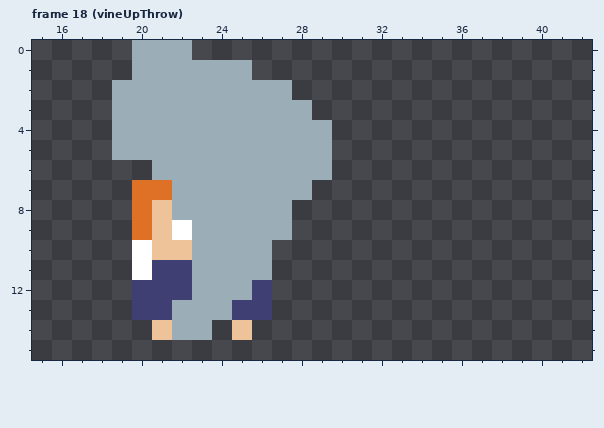
Pixel-art file: Assets/Sprites/player.aseprite. Above is the file before it was changed.
48x16 pixels, 26 frames. Shown: frame 18 (vineUpThrow): x 15..42, y 0..15. The commit also changed other frames, which this record leaves out.
After the commit:
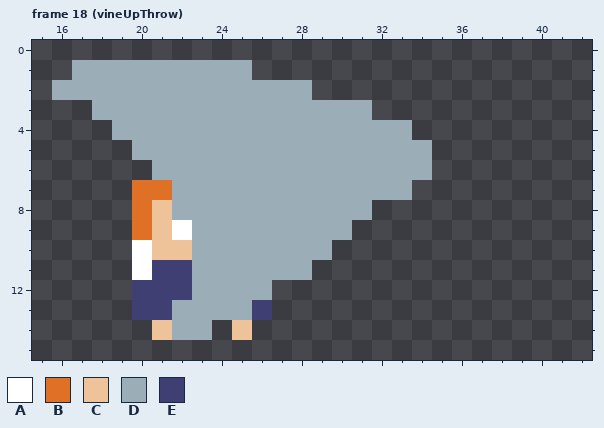
Palette (. is transparent): A #ffffff  B #df7126  C #eec39a  D #9badb7  E #3f3f74
Difference:
Frame 18 (vineUpThrow), layer "shovel":
The edit adds colour D in row 1 at x 17 to 19; in row 2 at x 16 to 18 and 28; in row 3 at x 18 and 29 to 31; in row 4 at x 30 to 33; in rows 5 to 6 at x 30 to 34; in row 7 at x 29 to 33.
The edit adds colour D in row 8 at x 28 to 31; in row 9 at x 28 to 30; in row 10 at x 27 to 29; in row 11 at x 27 to 28.
Colour E gives way to colour D in row 12 at x 26; in row 13 at x 25.
Colour D is gone in row 0 at x 20 to 22; in row 5 at x 19.
Changed places in both pictures, as pixel boxes (x1, y1, x2, y2):
changed: (52, 40, 192, 160)
changed: (232, 80, 432, 320)
